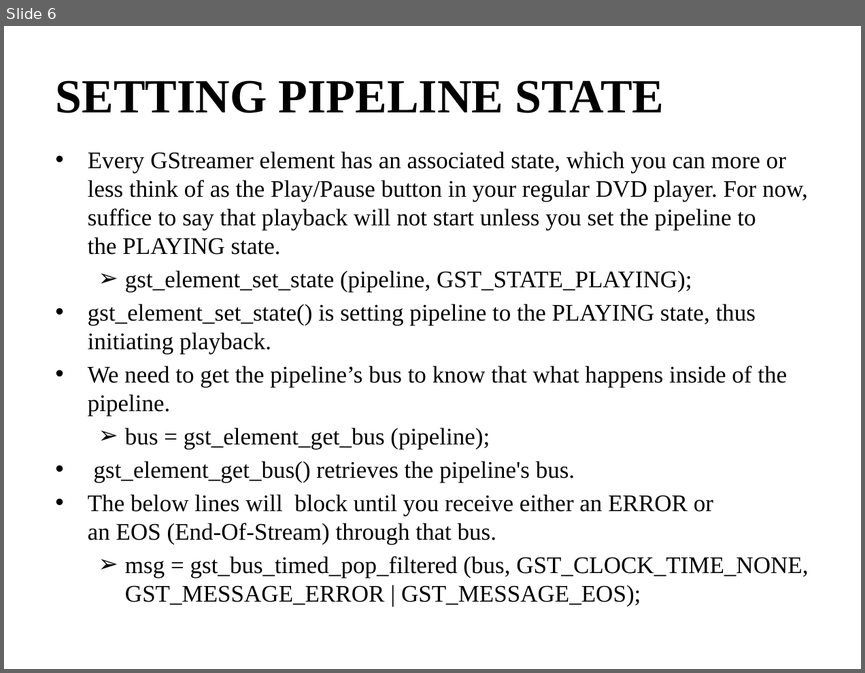
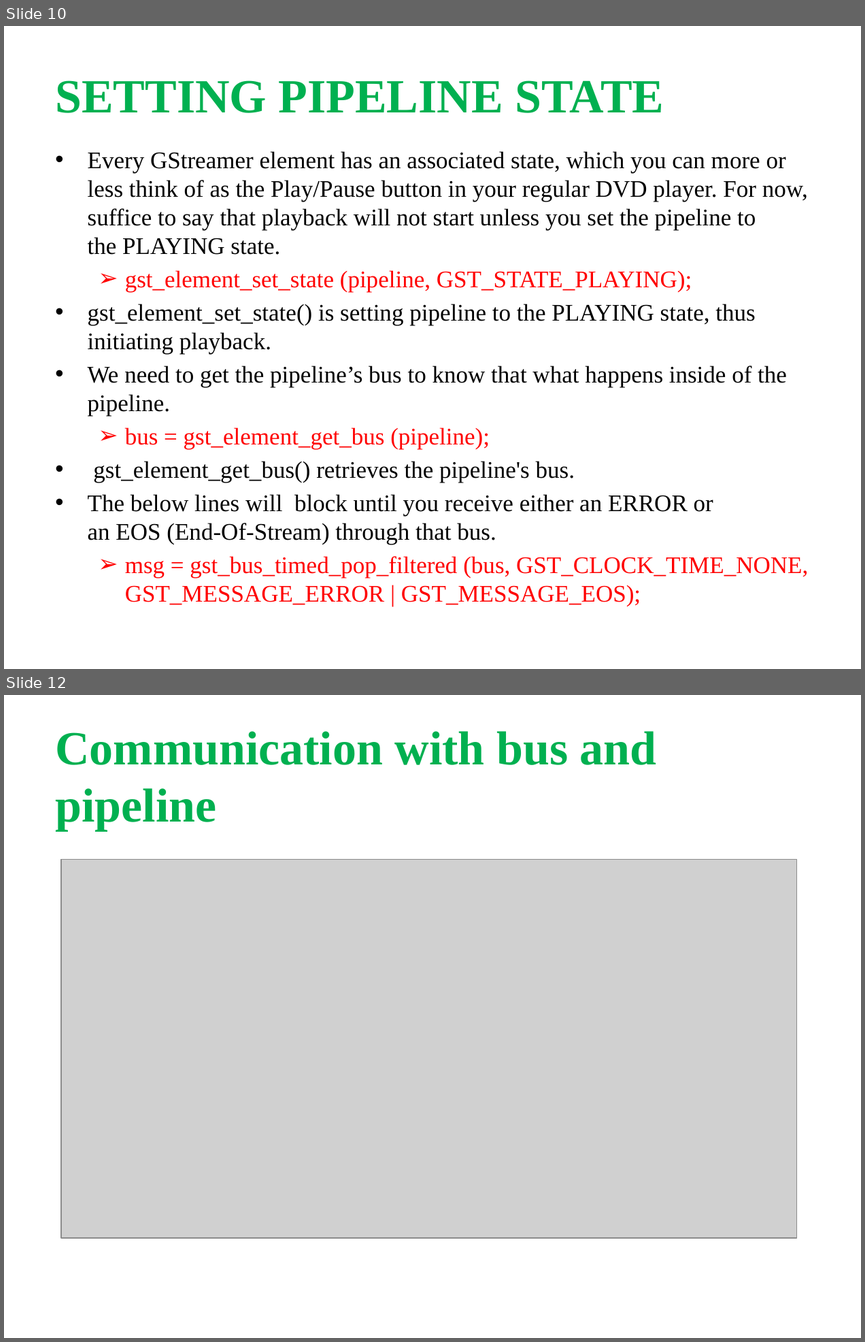
Before and after one commit to shashikala-katthi/TSHtraining, a slide deck: Video/Docs/Gstreamer.pptx. Shown one above the other, each under a label of ours: slide 6 before the commit, slides 10 and 12 after it; the slides between them are not shown. The pictures are 865x673 and 865x1342 pixels, drawn with LibreOffice and Linux fonts; fonts in the diff are those of the drawing; grey boxes stand for pictures. Boxes give left, top, right and bottom in pixels: in the first picture for what was removed or moved away, otherwise in the second. Text is boxed around its words. In the diff, an @@ line names an element or a change of style, - is before the commit and + after.

```diff
--- a/Video/Docs/Gstreamer.pptx
+++ b/Video/Docs/Gstreamer.pptx
@@ slide 12 added at (4,695,861,1338), background #FFFFFF @@
@@ text added at (55,731,657,830), 40 pt, text #00B050, bold @@
+Communication with bus and pipeline
@@ picture added at (61,860,797,1238) @@
@@ what was slide 6 is now slide 10 @@
@@ slide 10 changed as well @@
@@ text "SETTING PIPELINE STATE" at (55,80,664,113): text colour #000000 to #00B050 @@
@@ text "Every GStreamer element has an ..." at (88,151,808,606): text colour #000000 to #FF0000 in "gst_element_set_state (pipeline, GST_STATE_PLAYING);", "bus = gst_element_get_bus (pipeline);", "msg = gst_bus_timed_pop_filtered (bus, GST_CLOCK_TIME_NONE,  ..."; indent changed @@
```
Also in this commit, not shown: 19 other slides changed, 6 other slides added.
